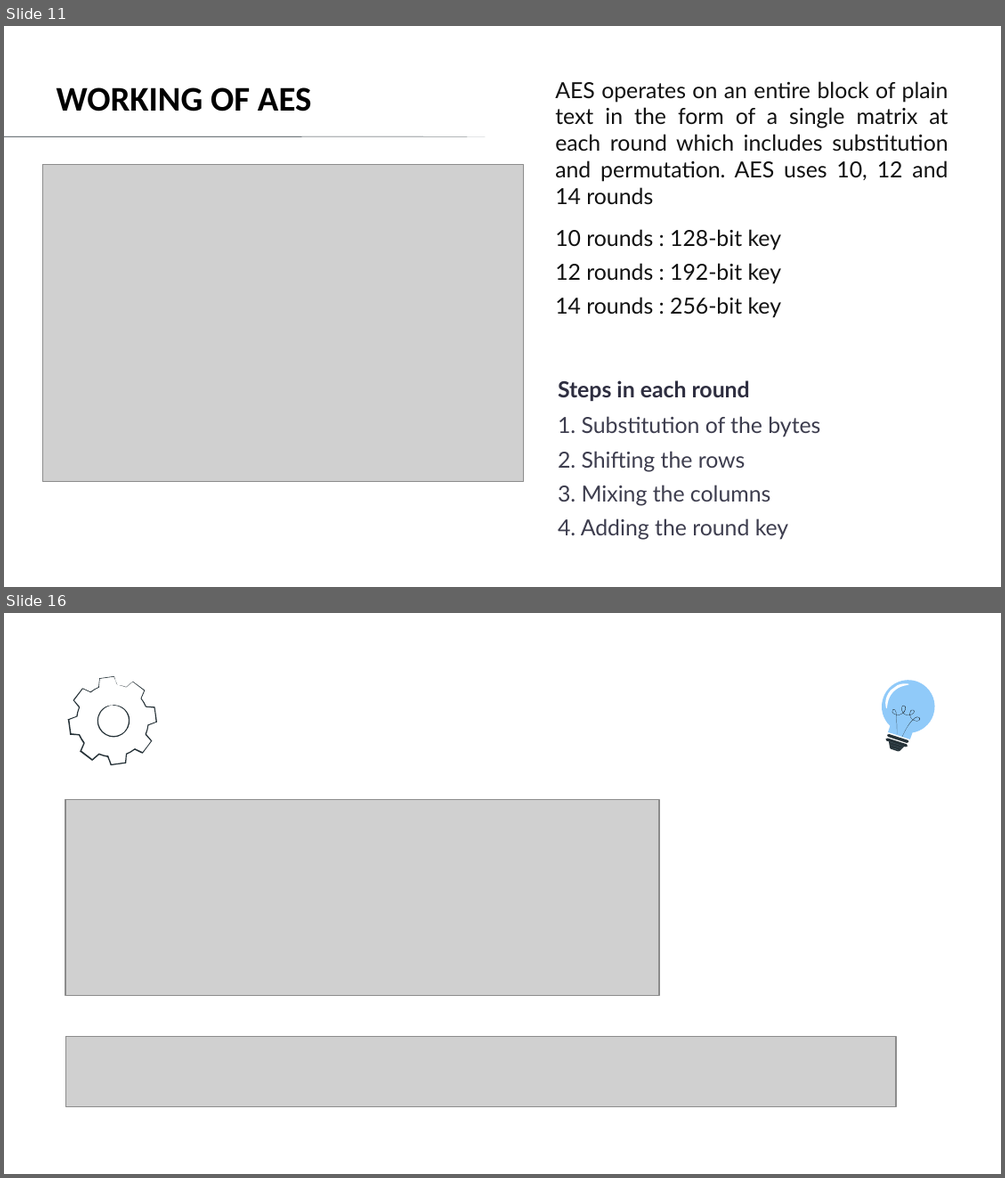
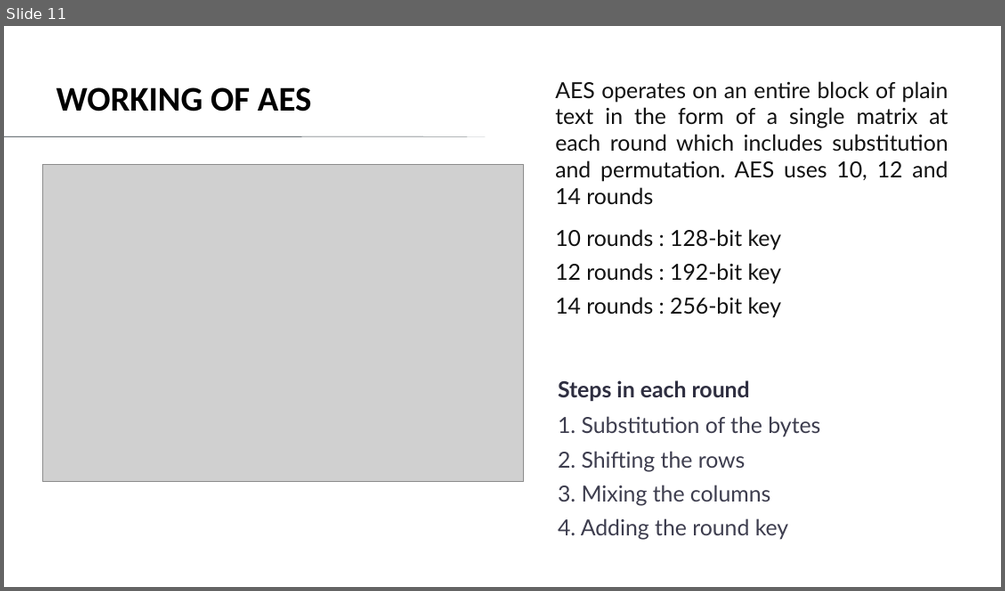
Before and after one commit to rudrabarad/AES-Encryption-Decryption, a slide deck: Presentation.pptx. Shown one above the other, each under a label of ours: slides 11 and 16 before the commit, slide 11 after it; the slides between them are not shown. The pictures are 1005x1178 and 1005x591 pixels, drawn with LibreOffice and Linux fonts; fonts in the diff are those of the drawing; grey boxes stand for pictures. Boxes give left, top, right and bottom in pixels: in the first picture for what was removed or moved away, otherwise in the second. Text is boxed around its words. In the diff, an @@ line names an element or a change of style, - is before the commit and + after.

```diff
--- a/Presentation.pptx
+++ b/Presentation.pptx
@@ slide 16 removed at <box>4,613,1001,1174</box>, background #FFFFFF @@
@@ freeform shape removed at <box>68,676,157,765</box> @@
@@ freeform shape removed at <box>97,705,137,738</box> @@
@@ group removed at <box>862,666,947,756</box>: 8 freeform shapes @@
@@ picture removed at <box>65,799,660,995</box> @@
@@ picture removed at <box>65,1037,896,1108</box> @@
```
Also in this commit, not shown: 5 slides changed, 3 slides added, 1 other slide removed, 1 other file.
